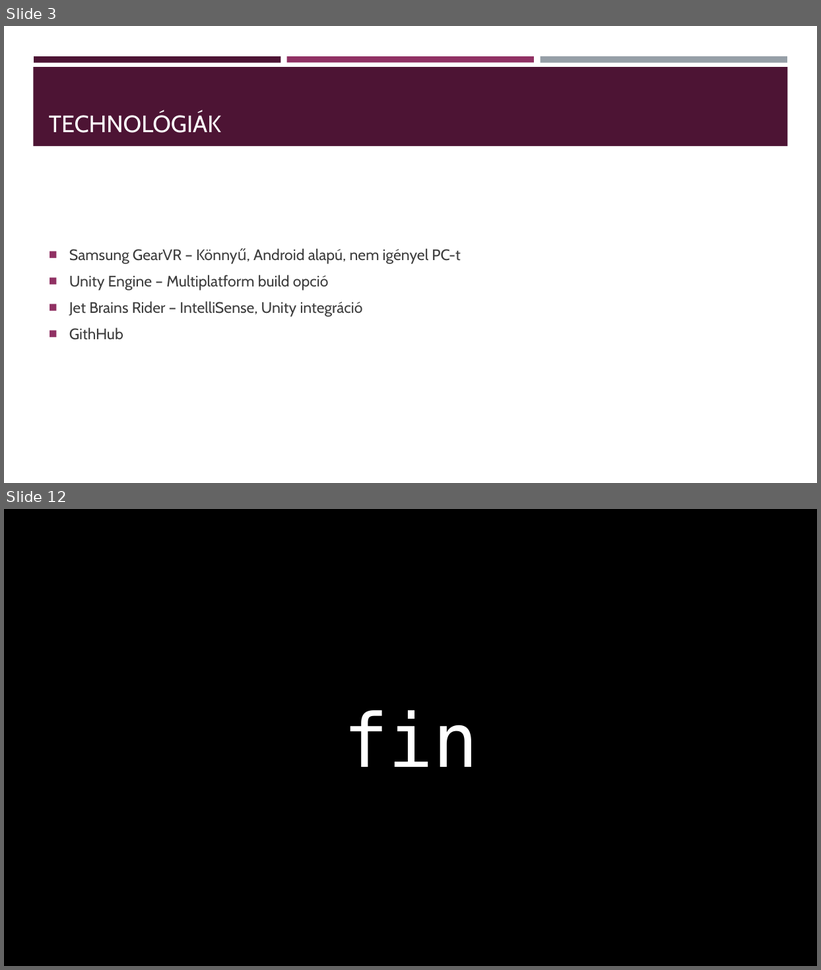
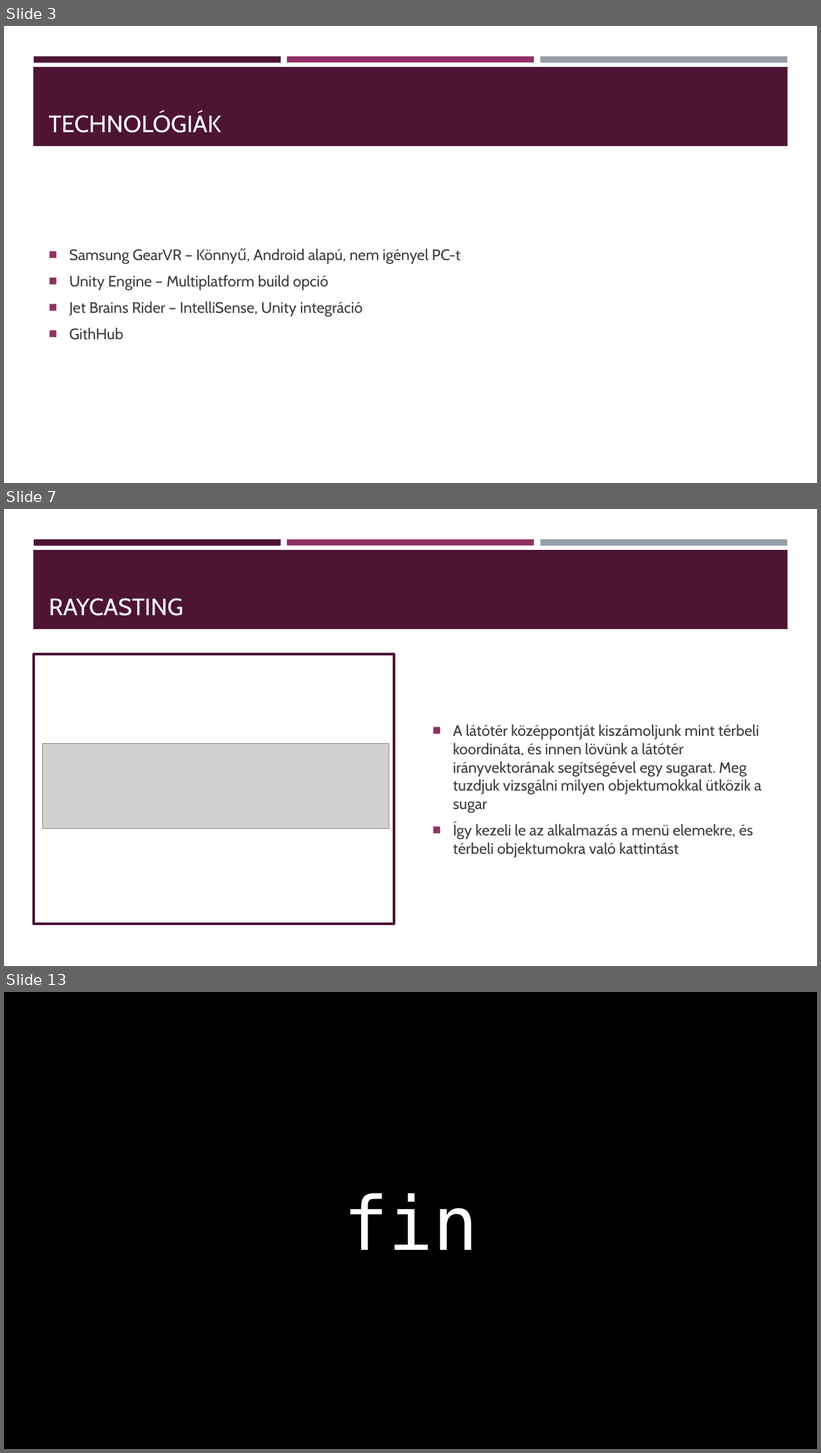
Before and after one commit to KihiraLove/Szakdoga, a slide deck: Documents/VR játék fejlesztés Rehabilitációs célra.pptx. Shown one above the other, each under a label of ours: slides 3 and 12 before the commit, slides 3, 7 and 13 after it; the slides between them are not shown. The pictures are 821x970 and 821x1453 pixels, drawn with LibreOffice and Linux fonts; fonts in the diff are those of the drawing; grey boxes stand for pictures. Boxes give left, top, right and bottom in pixels: in the first picture for what was removed or moved away, otherwise in the second. Text is boxed around its words. In the diff, an @@ line names an element or a change of style, - is before the commit and + after.

```diff
--- a/Documents/VR játék fejlesztés Rehabilitációs célra.pptx
+++ b/Documents/VR játék fejlesztés Rehabilitációs célra.pptx
@@ slide 7 added at <box>4,509,817,966</box>, background #FFFFFF; not listed: 4 template elements that a slide beside it also shows @@
@@ title added at <box>49,598,184,616</box>, 28 pt, text #FFFFFF @@
+RAYCASTING
@@ rectangle added at <box>34,654,395,923</box>, fill #FFFFFF, outline #4D1434 3 pt @@
@@ text added at <box>453,724,762,858</box>, 18 pt, text #3D3D3D @@
+■ A látótér középpontját kiszámoljunk mint térbeli koordináta, és innen lövünk a látótér irányvektorának segítségével egy sugarat. Meg tuzdjuk vizsgálni milyen objektumokkal ütközik a sugar
+■ Így kezeli le az alkalmazás a menü elemekre, és térbeli objektumokra való kattintást
@@ picture added at <box>43,744,390,828</box> @@
@@ what was slide 12 is now slide 13 @@
```
Also in this commit, not shown: 6 slides changed, 4 other slides added, 4 slides removed, 2 other files.
